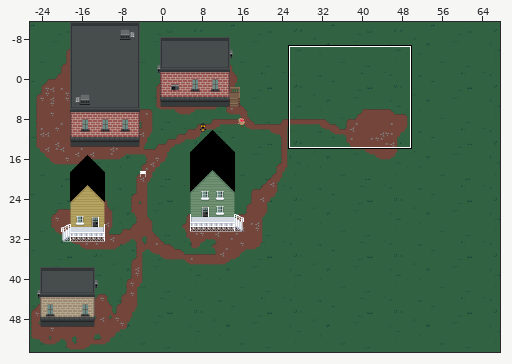
Two versions of a level (Tiled map, assets/maps/start.tmx). Above, an overview of the earlier version with the close-up marked.
Close-up. Before the edit:
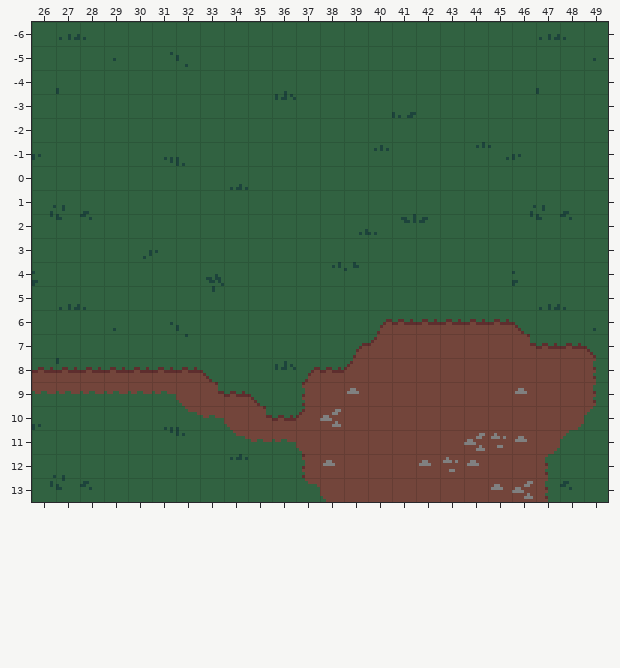
Cells are 8x8 px. Shown: x 26..49, y -6..13. The commit also changed other parts of the map, which this record leaves out.
Once edited:
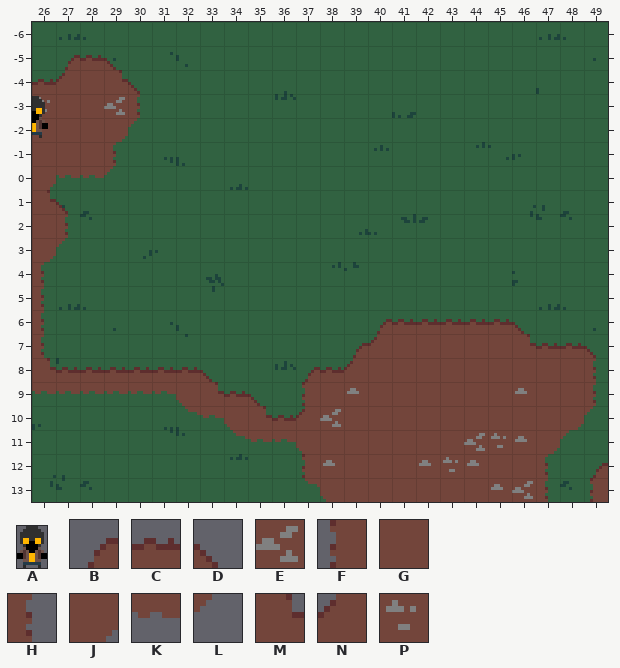
Key: from "objects": A 0 "tiled_display"; from "path": B 0, C 1, D 2, E 5, F 6, G 7, H 8, J 9, K 13, L 14, M 15, N 16, P 17.
_ is an empty cell.
Objects are placed by their top-left corner, in cells (3,4 is the top-left corner of cell 3,4); size is 1x1 cell unless given.
What changed:
{"where": "layer \"Ground\""}
{"y":-5,"x":27,"old":"___","new":"BCD"}
{"y":-4,"x":26,"old":"_____","new":"CNGMD"}
{"y":-3,"x":26,"old":"_____","new":"PGGEH"}
{"y":-2,"x":26,"old":"_____","new":"GGGJL"}
{"y":-1,"x":26,"old":"____","new":"GGGH"}
{"y":0,"x":26,"old":"____","new":"JKKL"}
{"y":1,"x":26,"old":"__","new":"MD"}
{"y":2,"x":26,"old":"__","new":"GH"}
{"y":3,"x":26,"old":"__","new":"JL"}
{"y":4,"x":26,"old":"_","new":"H"}
{"y":5,"x":26,"old":"_","new":"H"}
{"y":6,"x":26,"old":"_","new":"H"}
{"y":7,"x":26,"old":"_","new":"H"}
{"y":8,"x":26,"old":"C","new":"M"}
{"y":12,"x":49,"old":"_","new":"B"}
{"y":13,"x":49,"old":"_","new":"F"}
{"where": "layer \"Objects\""}
{"was": "outside this view", "now": "A \"tiled_display\" at 25.4,-2.9 size 1.2x1.8"}
